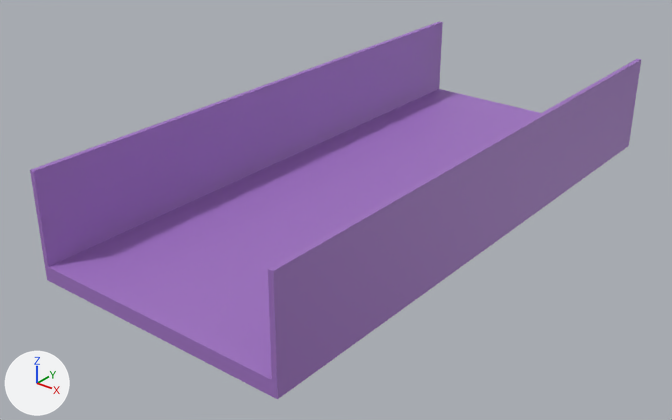
One commit to the glTF model assets/Models/climb-skin-6.glb: the scene before it, then after it.
Rendered twice from a 50 mm camera at (6.16, -8.6, 4.93) aimed at (-0.26, -0.58, -0.05). The lights are fixed; the arrows at lower left show +X, +Y and +Z. The older version comes first.

The older version as bpy lines, for what is in view:
```python
mat_climb = bpy.data.materials.new('climb')
mat_climb.use_nodes = True; mat_climb.node_tree.nodes.clear()
_N = mat_climb.node_tree.nodes; _L = mat_climb.node_tree.links
n0 = _N.new('ShaderNodeBsdfPrincipled'); n0.name = 'Principled BSDF'
n0.inputs[2].default_value = 0.55  # 'Roughness'
n1 = _N.new('ShaderNodeOutputMaterial'); n1.name = 'Material Output'
n2 = _N.new('ShaderNodeMix'); n2.name = 'Mix'
n2.data_type = 'RGBA'
n2.blend_type = 'MULTIPLY'
n2.inputs[0].default_value = 1.0  # 'Factor'
n2.inputs[7].default_value = (0.357, 0.173, 0.553, 1.0)  # 'B', purple #a173c4
n3 = _N.new('ShaderNodeTexImage'); n3.name = 'Image Texture'
n3.image = img_image_0
_L.new(n0.outputs[0], n1.inputs[0])  # 'BSDF' to 'Surface'
_L.new(n2.outputs[2], n0.inputs[0])  # 'Result' to 'Base Color'
_L.new(n3.outputs[0], n2.inputs[6])  # 'Color' to 'A'
me_mesh_0 = bpy.data.meshes.new('Mesh_0')
me_mesh_0.from_pydata(...)  # 20 vertices, 36 faces; spans x -1.65..1.65, y -3.77..3.77, z -0.09..1.19
me_mesh_0.materials.append(mat_climb)
ob_climb_skin_6 = bpy.data.objects.new('climb-skin-6', me_mesh_0)
ob_climb_skin_6.location = (0.0, 0.0, 0.0)
```
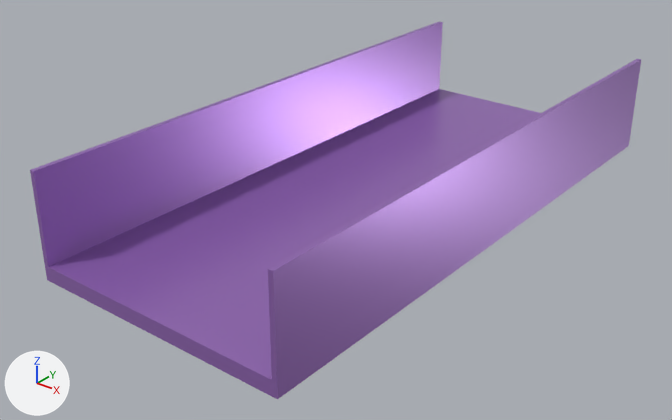
Location of each change, (x1, y1, x2, y2) in pixels of the pictures (672 x 420 px):
'climb-skin-6', surface changed: (30, 21, 641, 399) in both

Diff of the bpy script that builds the scene:
```diff
--- a/assets/Models/climb-skin-6.glb.py
+++ b/assets/Models/climb-skin-6.glb.py
@@ mat_climb @@
 n0 = _N.new('ShaderNodeBsdfPrincipled'); n0.name = 'Principled BSDF'
-n0.inputs[2].default_value = 0.55  # 'Roughness'
+n0.inputs[2].default_value = 0.3  # 'Roughness'
+n0.inputs[1].default_value = 0.4  # 'Metallic'
 n1 = _N.new('ShaderNodeOutputMaterial'); n1.name = 'Material Output'
```
